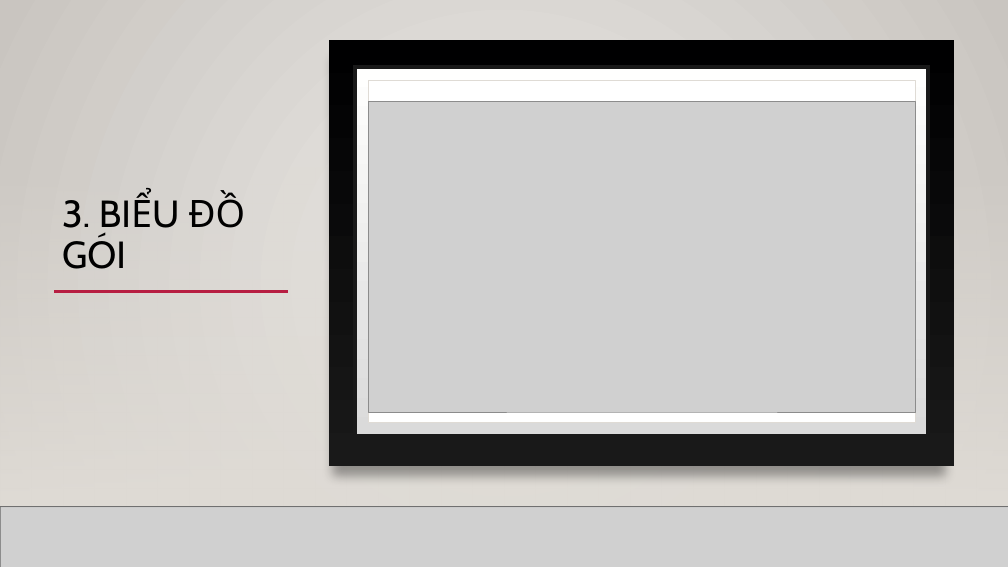
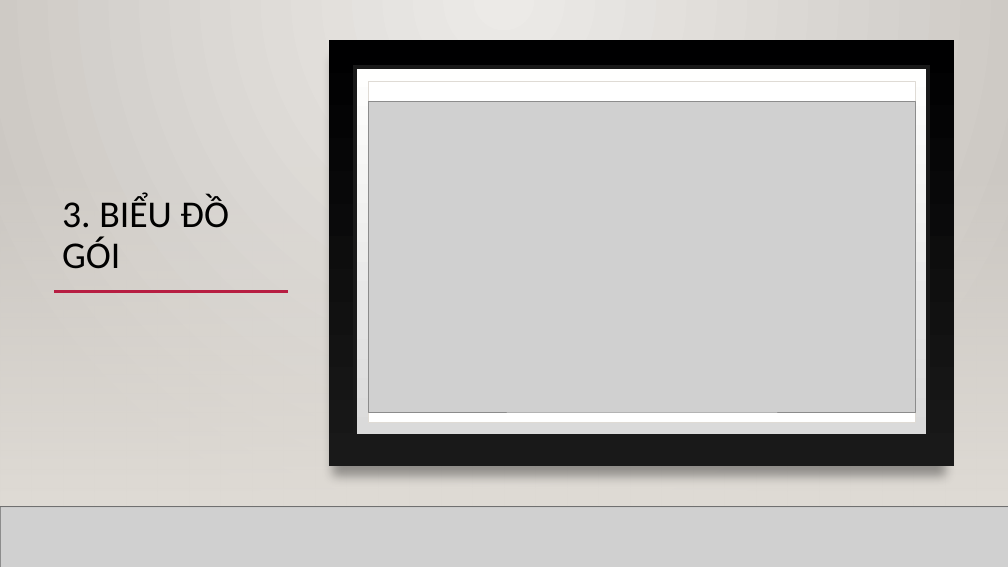
Before and after one commit to lam419/TKXDPM.KSCQ.20211-22, a slide deck: slide 6 of Design/TKXDPM.pptx (slide 4 before the commit). Drawn at 1008x567 pixels with LibreOffice and Linux fonts; fonts in the diff are those of the drawing; grey boxes stand for pictures; background and template pictures are left out. Boxes give left, top, right and bottom in pixels: in the first picture for what was removed or moved away, otherwise in the second. Text is boxed around its words. In the diff, an @@ line names an element or a change of style, - is before the commit and + after.

```diff
--- a/Design/TKXDPM.pptx
+++ b/Design/TKXDPM.pptx
@@ background gradient #EBE9E6 to #C9C5C0 to gradient #ECEAE7 to #CAC7C1 @@
@@ rectangle at (0, 0, 1008, 567): fill gradient #EBE9E6 to #C9C5C0 to gradient #ECEAE7 to #CAC7C1 @@
@@ title "3. BIỂU ĐỒ GÓI" at (62, 195, 229, 269): font Cabin to Calibri @@
```
Also in this commit, not shown: 5 other slides changed, 6 slides added.
